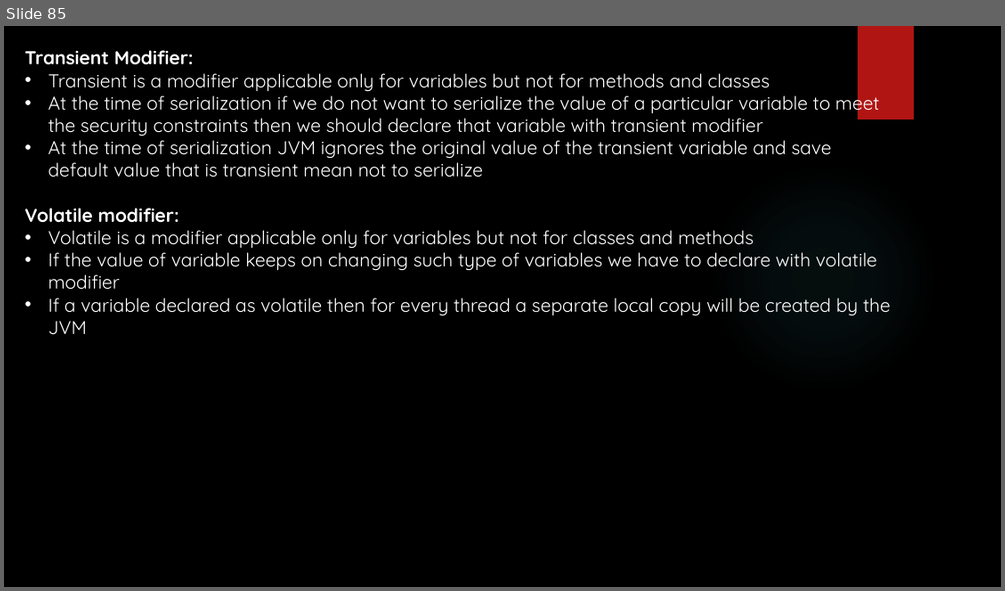
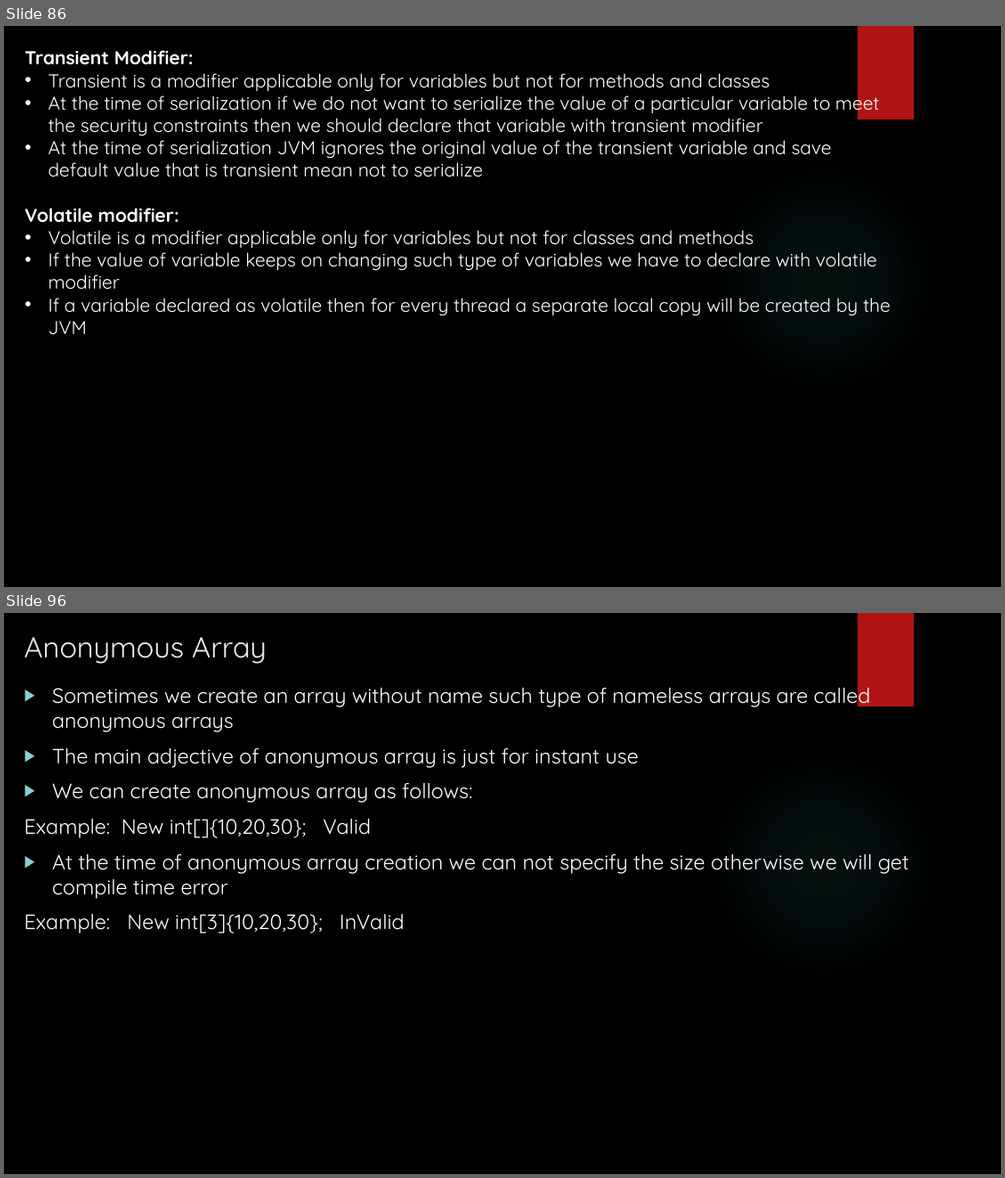
Before and after one commit to Vishalkr1091/JavaTrainingMaterial, a slide deck: Java Training - Sessions.pptx. Shown one above the other, each under a label of ours: slide 85 before the commit, slides 86 and 96 after it; the slides between them are not shown. The pictures are 1005x591 and 1005x1178 pixels, drawn with LibreOffice and Linux fonts; fonts in the diff are those of the drawing; background and template pictures are left out. Boxes give left, top, right and bottom in pixels: in the first picture for what was removed or moved away, otherwise in the second. Text is boxed around its words. In the diff, an @@ line names an element or a change of style, - is before the commit and + after.

```diff
--- a/Java Training - Sessions.pptx
+++ b/Java Training - Sessions.pptx
@@ slide 96 added at (x1=4, y1=613, x2=1001, y2=1174), background picture (left out); not listed: 2 template elements that a slide beside it also shows @@
@@ title added at (x1=24, y1=637, x2=267, y2=664), 28 pt, text #EBEBEB @@
+Anonymous Array
@@ text added at (x1=24, y1=682, x2=909, y2=933), 20 pt, text #FFFFFF @@
+▶ Sometimes we create an array without name such type of nameless arrays are called anonymous arrays
+▶ The main adjective of anonymous array is just for instant use
+▶ We can create anonymous array as follows:
+Example: New int[]{10,20,30}; Valid
+▶ At the time of anonymous array creation we can not specify the size otherwise we will get compile time error
+Example: New int[3]{10,20,30}; InValid
@@ what was slide 85 is now slide 86 @@
```
Also in this commit, not shown: 11 other slides added.
